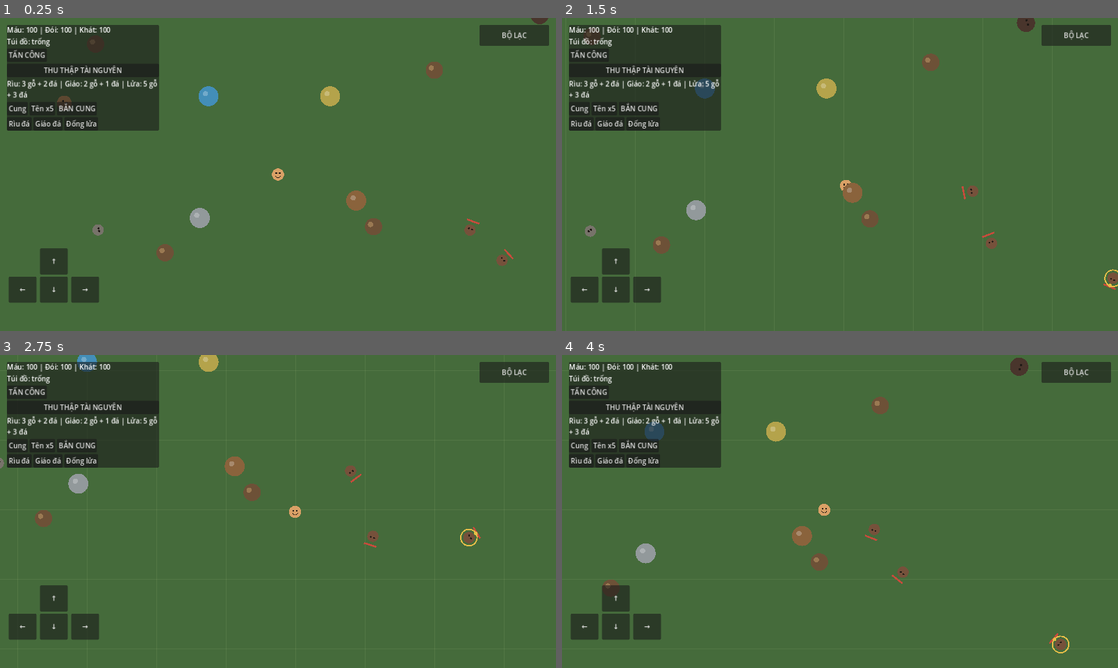
Above: before the commit, frames 1-4 (two rows, left to right).
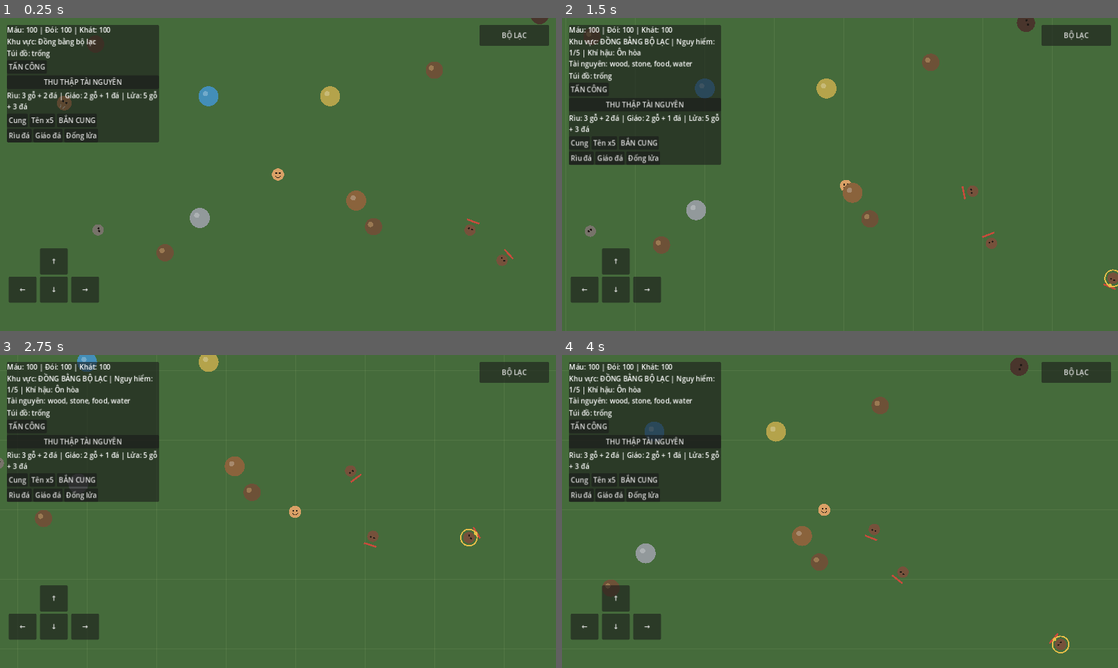
Above: after the commit, the same moments.

Repository: khanhhkt8-hub/Bo-Lac-Tien-Su.
Game: Godot game, scene res://Scenes/Main.tscn
Same seed, same stepped clock (60 frames per second), same inputs: the game is played once before the commit and once after it.
Inputs:
- Up to frame 1 (0.25 s): no input
- Up to frame 2 (1.5 s): hold Right (ui_right) 0.53-1.28 s; hold Down (ui_down) from 1.28 s (still down)
- Up to frame 3 (2.75 s): release Down (ui_down) at 2.03 s; hold Right (ui_right) from 2.03 s (still down)
- Up to frame 4 (4 s): release Right (ui_right) at 2.78 s; hold Up (ui_up) 2.78-3.53 s; hold Left (ui_left) from 3.53 s (still down)

The runs differ from the first frame. In frame 1, 2.9% of the frame differs, in the area x 1-29%, y 6-40%; in frame 2, 5.3%; in frame 3, 5.3%; in frame 4, 5.3%, in the area x 1-29%, y 5-47%.

Commit message:
Show discovered biome and local exploration information in HUD

Diff:
--- a/Scripts/UI/SurvivalHUD.gd
+++ b/Scripts/UI/SurvivalHUD.gd
@@ -10,6 +10,7 @@
 var _inventory: InventorySystem
 var _crafting: CraftingSystem
 var _tribe_panel: PanelContainer
+var _region_label: Label
 
 func _ready() -> void:
 	_player = get_node_or_null(player_path)
@@ -22,6 +23,10 @@
 	_stats_label = Label.new()
 	_stats_label.text = "Máu: -- | Đói: -- | Khát: --"
 	column.add_child(_stats_label)
+	_region_label = Label.new()
+	_region_label.text = "Khu vực: Đồng bằng bộ lạc"
+	_region_label.autowrap_mode = TextServer.AUTOWRAP_WORD
+	column.add_child(_region_label)
 	_inventory_label = Label.new()
 	_inventory_label.text = "Túi đồ: trống"
 	column.add_child(_inventory_label)
@@ -55,6 +60,10 @@
 	_create_mobile_movement_pad()
 	_create_tribe_management_button()
 
+	if RegionSystem != null:
+		RegionSystem.region_changed.connect(_on_region_changed)
+		if not RegionSystem.current_region_id.is_empty():
+			_on_region_changed(RegionSystem.current_region_id, RegionSystem.get_region_data(RegionSystem.current_region_id))
 	if _player != null:
 		_stats = _player.get("survival_stats") as SurvivalStats
 		_inventory = _player.get("inventory") as InventorySystem
@@ -162,3 +171,18 @@
 func _toggle_tribe_panel() -> void:
 	if _tribe_panel != null:
 		_tribe_panel.visible = not _tribe_panel.visible
+
+func _on_region_changed(region_id: String, data: Dictionary) -> void:
+	if _region_label == null:
+		return
+	if region_id.is_empty() or data.is_empty():
+		_region_label.text = "Khu vực: Vùng hoang dã chưa xác định"
+		return
+	var resources: Array = data.get("resources", [])
+	var resource_text := ", ".join(PackedStringArray(resources))
+	_region_label.text = "Khu vực: %s | Nguy hiểm: %d/5 | Khí hậu: %s\nTài nguyên: %s" % [
+		str(data.get("name", "Chưa rõ")),
+		int(data.get("danger", 1)),
+		str(data.get("climate", "Không rõ")),
+		resource_text
+	]
